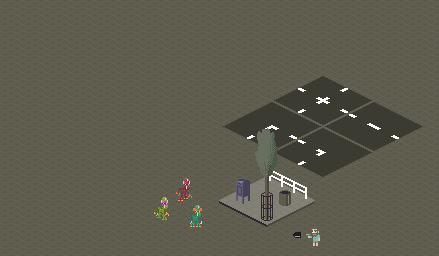
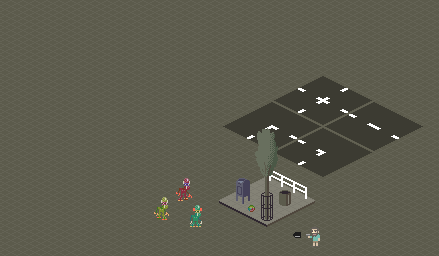
Layered file, before and after one edit (439px x 256px). Changes by layer:
added layer "Layer 1" in group "Tiles" over [248,205,255,212]
